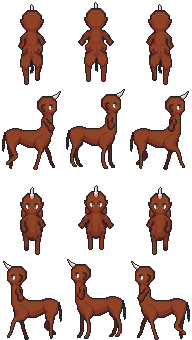
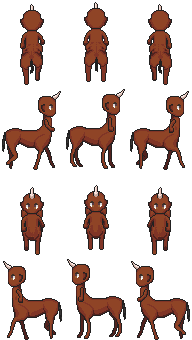
Before/after of a 192x340 layered artwork. What changed in the layer stack:
added layer "ears" above "eyes" over [19, 16, 173, 282]
removed layer "man-brown-front" over [7, 94, 185, 303]
added layer "arms" above "torso-female" over [16, 30, 176, 303]
added layer "torso-male" above "head" over [12, 29, 180, 300]
added layer "head" above "body" over [8, 8, 184, 287]
renamed "horse-brown" to "body", painted on it over [7, 41, 185, 305]
removed layer "man-brown-rear" over [18, 8, 174, 50]
